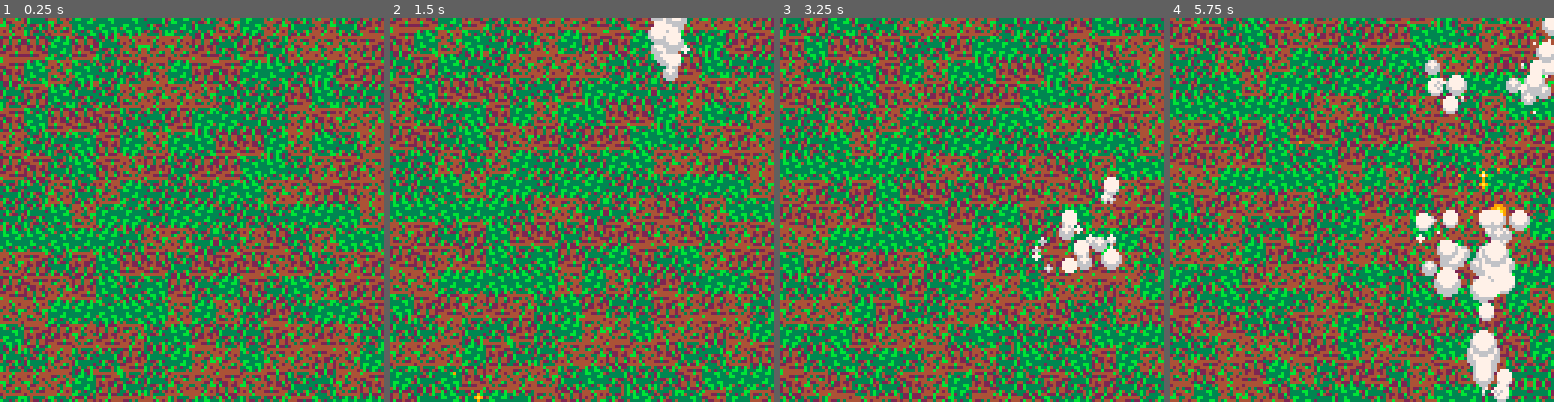
Above: before the commit, frames 1-4 (left to right).
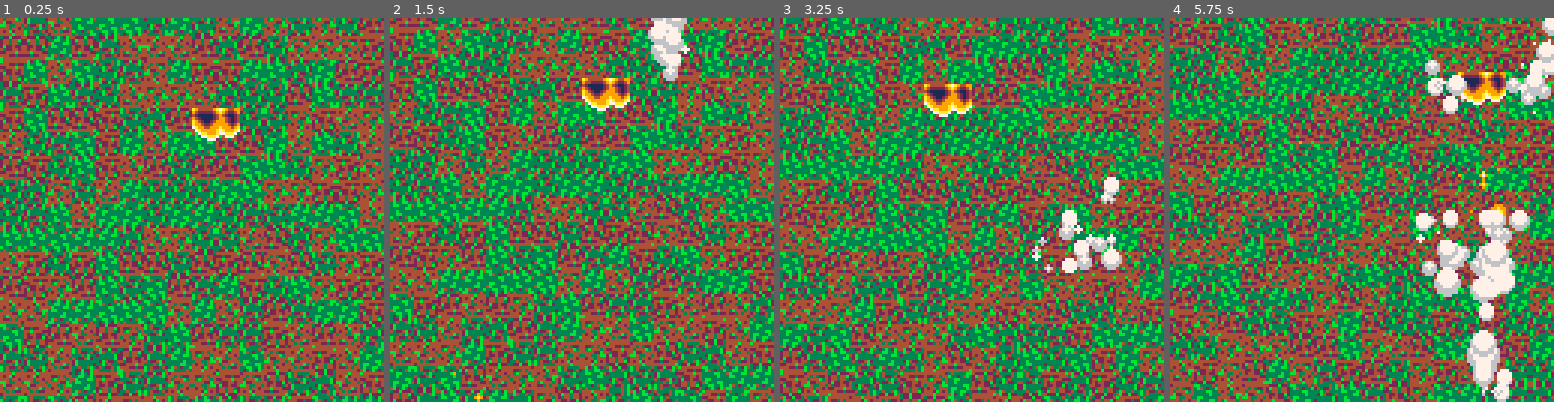
Above: after the commit, the same moments.

Repository: FreeCodeCampGuam/LavaFlow
Game: PICO-8 cartridge lavaflow.p8
Same seed, same stepped clock (60 frames per second), same inputs: the game is played once before the commit and once after it.
Inputs:
- Up to frame 1 (0.25 s): no input
- Up to frame 2 (1.5 s): tap O (Z key) at 0.33, 0.7, 1.43 s; tap X (X key) at 1.07 s
- Up to frame 3 (3.25 s): hold Left 1.97-2.37 s; tap X (X key) every 0.33 s from 2.07 to 3.07 s; tap O (Z key) at 2.22, 3.1 s; hold Down 2.42-2.82 s; hold Right from 2.87 s (still down)
- Up to frame 4 (5.75 s): tap X (X key) every 0.33 s from 3.4 to 5.73 s; release Right at 3.53 s; hold Up 3.58-4.08 s; tap O (Z key) at 3.98, 4.87 s; hold Right 4.13-4.53 s; hold Down 4.58-5.08 s; hold Left from 5.13 s (still down)

The runs differ from the first frame. In frame 1, 0.9% of the frame differs, in the area x 50-63%, y 23-33%; in frame 2, 0.9%; in frame 3, 0.8%; in frame 4, 0.8%.

Commit message:
Created lava player

Diff:
--- a/lavaflow.p8
+++ b/lavaflow.p8
@@ -19,6 +19,8 @@
 mappy = {}            --mappy since map is a special token
 
 maprate = 60          --how long until the map changes
+
+lava = {}
 
 --shorter than particles
 sparks = {}
@@ -330,19 +332,30 @@
 -- end
 
 function create_lava()
- local lava = {}
-  lava.x = flr(gridw/2)
-  lava.y = flr(gridh/2)
-end
-
-function update_lava()
- --
-end
-
-function draw_lava()
- return 2
-end
-
+ local flow = {}
+  flow.x = flr(gridw/2)
+  flow.y = flr(tileh*2)
+  flow.sw = 2
+  flow.sh = 2
+ add(lava,flow)
+end
+
+function update_lavas()
+ foreach(lava,update_lava)
+end
+
+function update_lava(flo)
+ if (btn(0)) then flo.x -= tilew end
+ if (btn(1)) then flo.x += tileh end
+end
+
+function draw_lavas()
+ foreach(lava,draw_lava)
+end
+
+function draw_lava(flo)
+ spr(6,flo.x,flo.y,flo.sw,flo.sh)
+end
 
 function createrow()               --creates particular row, each tiles has own color
  local row = {}
@@ -417,7 +430,7 @@
  mode = 0
  cls()
  createmap()
- music()
+ music(28)
  -- testing interfaces
  graphics_init()
  -- end testing interfaces
@@ -426,7 +439,7 @@
 
 function _update()
  t += 1
- update_lava()
+ update_lavas()
  update_shakes()
  update_sparks()
  -- testing interfaces
@@ -467,6 +480,7 @@
    drawtile(cn,rn,tile)
   end
  end
+ draw_lavas()
  -- testing interfaces
  draw_sparks()
  reset_shakes()
